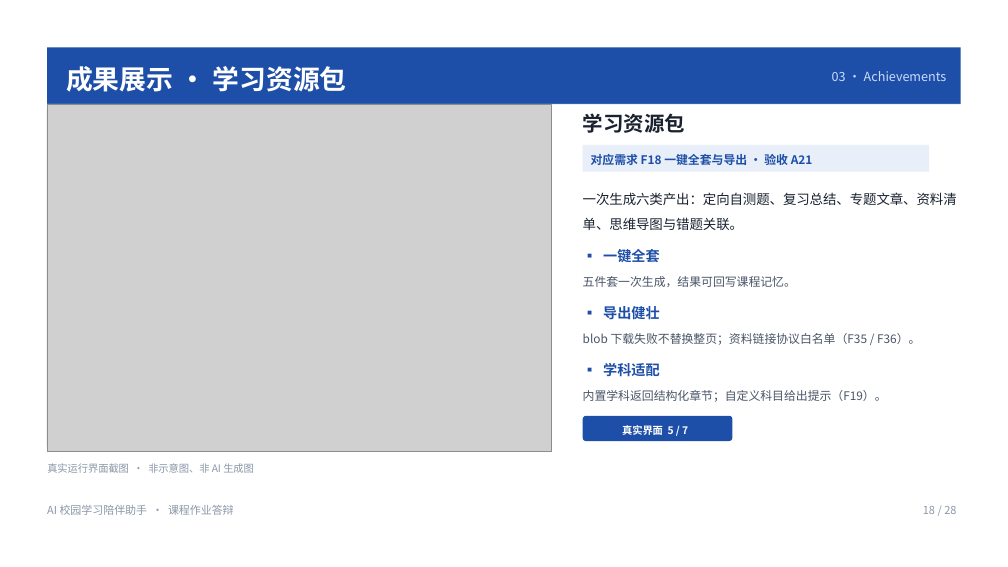
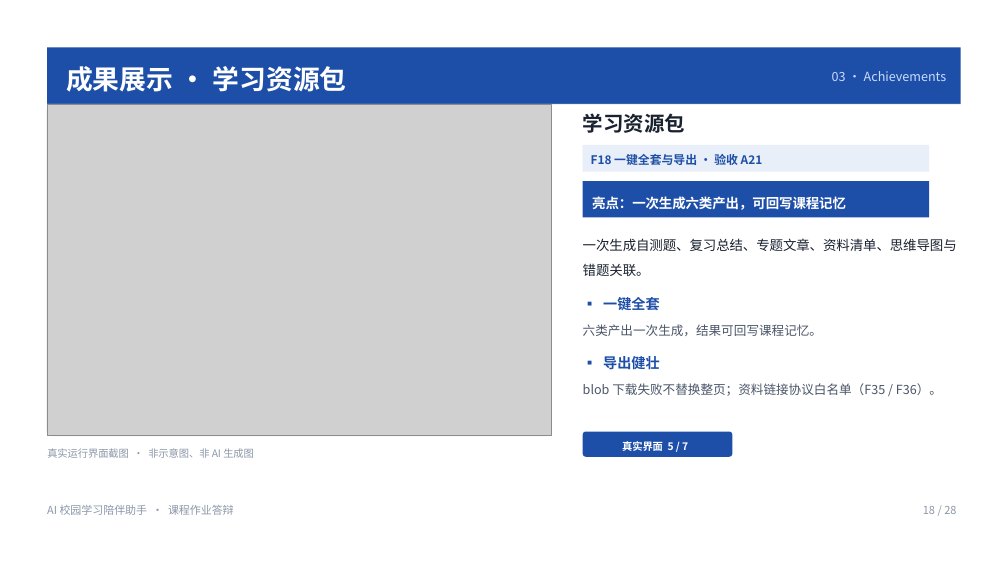
Before and after one commit to kecit33/ai-agent-study, a slide deck: slide 18 of docs/AI校园学习陪伴助手_团队展示与需求分析.pptx. Drawn at 1008x567 pixels with LibreOffice and Linux fonts; fonts in the diff are those of the drawing; grey boxes stand for pictures. Boxes give left, top, right and bottom in pixels: in the first picture for what was removed or moved away, otherwise in the second. Text is boxed around its words. In the diff, an @@ line names an element or a change of style, - is before the commit and + after.

Commit message:
feat(ppt): 答辩 PPT 整体优化，28 页结构重排并同步 README/自检报告/SRS 口径

```diff
--- a/docs/AI校园学习陪伴助手_团队展示与需求分析.pptx
+++ b/docs/AI校园学习陪伴助手_团队展示与需求分析.pptx
@@ picture: place and size @@
-picture at [47, 105, 551, 451]
+picture at [47, 105, 551, 436]
@@ rounded rectangle: place and size @@
-rounded rectangle at [47, 105, 551, 451]
+rounded rectangle at [47, 105, 551, 436]
@@ text at [591, 154, 763, 165]: text changed @@
-对应需求 F18 一键全套与导出 · 验收 A21
+F18 一键全套与导出 · 验收 A21
@@ rectangle added at [583, 181, 929, 218], fill #1E4FA8 @@
@@ text added at [592, 196, 846, 210], 12.8 pt, text #FFFFFF, bold @@
+亮点：一次生成六类产出，可回写课程记忆
@@ text at [583, 238, 957, 276]: text changed @@
-一次生成六类产出：定向自测题、复习总结、专题文章、资料清单、思维导图与错题关联。
+一次生成自测题、复习总结、专题文章、资料清单、思维导图与错题关联。
@@ text "▪ 一键全套": place and size @@
-text "▪ 一键全套" at [603, 249, 659, 262]
+text "▪ 一键全套" at [603, 297, 659, 310]
@@ text at [583, 324, 822, 336]: text changed; size 11.2 to 12 pt @@
-五件套一次生成，结果可回写课程记忆。
+六类产出一次生成，结果可回写课程记忆。
@@ text "▪ 导出健壮": place and size @@
-text "▪ 导出健壮" at [603, 306, 659, 320]
+text "▪ 导出健壮" at [603, 356, 659, 370]
@@ text "blob 下载失败不替换整页；资料链接协议白名单（F35 / F36）。": place and size @@
-text "blob 下载失败不替换整页；资料链接协议白名单（F35 / F36）。" at [583, 333, 920, 345]
+text "blob 下载失败不替换整页；资料链接协议白名单（F35 / F36）。" at [583, 383, 942, 396]
@@ text "blob 下载失败不替换整页；资料链接协议白名单（F35 / F36）。" at [583, 383, 942, 396]: size 11.2 to 12 pt @@
@@ text removed at [603, 363, 659, 377] @@
-▪ 学科适配
@@ text removed at [583, 390, 887, 402] @@
-内置学科返回结构化章节；自定义科目给出提示（F19）。
@@ text "真实运行界面截图 · 非示意图、非 AI 生成图": place and size @@
-text "真实运行界面截图 · 非示意图、非 AI 生成图" at [47, 463, 254, 473]
+text "真实运行界面截图 · 非示意图、非 AI 生成图" at [47, 448, 254, 458]
@@ rounded rectangle: place and size @@
-rounded rectangle at [583, 416, 733, 441]
+rounded rectangle at [583, 432, 733, 457]
@@ text "真实界面 5 / 7": place and size @@
-text "真实界面 5 / 7" at [622, 425, 688, 435]
+text "真实界面 5 / 7" at [622, 441, 688, 451]
```
Also in this commit, not shown: 18 other slides changed, 3 slides added, 3 slides removed, 28 other files.
